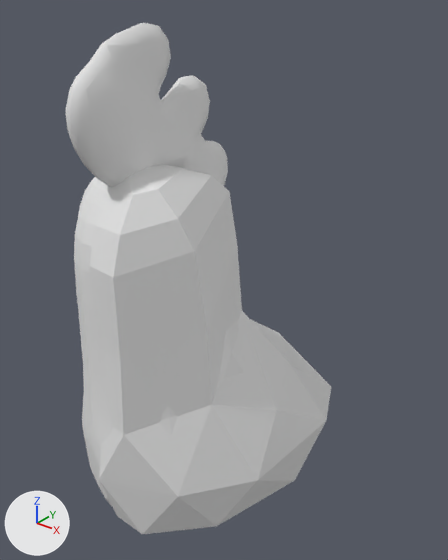
What one commit did to the glTF model assets/Models/Chicken/chicken.glb.
Before and after are seen from a 50 mm lens placed at (11.92, -11.7, 8.71), pointed at (2.44, 0.15, 1.37). The lights are fixed; the arrows at lower left show +X, +Y and +Z. Where no turn or scale is listed for an object, it has been applied to the vertices. Vertices at the same position are counted once.

The older version as bpy lines, for what is in view:
```python
me_icosphere = bpy.data.meshes.new('Icosphere')
me_icosphere.from_pydata(...)  # 414 vertices, 824 faces; spans x -2.94..2.94, y -3.25..4.79, z -3.07..7.4
me_icosphere_001 = bpy.data.meshes.new('Icosphere.001')
me_icosphere_001.from_pydata(...)  # 54 vertices, 82 faces; spans x 0.0..3.03, y -3.38..5.34, z -3.19..7.46
me_mesh = bpy.data.meshes.new('Mesh')
me_mesh.from_pydata(...)  # 426 vertices, 848 faces; spans x -0.43..0.43, y -1.55..3.15, z -1.92..2.29
ob_body_hp = bpy.data.objects.new('body.hp', me_icosphere)
ob_body_hp.location = (2.35, -1.24, -2.26)
ob_body_lp = bpy.data.objects.new('body.lp', me_icosphere_001)
ob_body_lp.location = (2.35, -1.24, -2.26)
ob_kam = bpy.data.objects.new('kam', me_mesh)
ob_kam.location = (2.35, -2.82, 5.63)
```
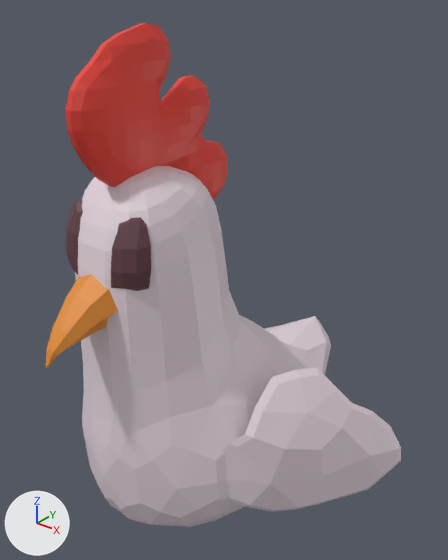
Changed parts and their boxes (x1, y1, x2, y2) in the pictures (448 x 560 px; the box of a moved part takes in the faces that stretch with it):
'body.lp', deleted: before (89, 164, 331, 534)
'body.hp', reshaped: before (74, 177, 269, 506); after (75, 166, 331, 527)
'kam', recoloured (white to red): (65, 23, 228, 200) in both
'body.hp.002', added: after (222, 367, 401, 512)
'Plane', added (brown): after (65, 198, 151, 291)
'Cone', added (orange): after (45, 274, 118, 370)
'Cone.001', added: after (68, 317, 109, 348)
part 1 of me_icosphere, moved or reshaped (not visible before): after (264, 316, 331, 375)
part 2 of me_icosphere, recoloured: before (74, 177, 269, 506); after (75, 166, 306, 527)

The change, as a diff of the scene's bpy script:
```diff
--- a/assets/Models/Chicken/chicken.glb.py
+++ b/assets/Models/Chicken/chicken.glb.py
@@ mat_white @@
+mat_white = principled_material('White')
+mat_white.base_color = (0.8, 0.685, 0.754)  # white #e7d8e1
@@ mat_red @@
+mat_red = principled_material('Red')
+mat_red.base_color = (0.8, 0.0509, 0.0343)  # red #e74034
@@ mat_material_001 @@
+mat_material_001 = principled_material('Material.001')
+mat_material_001.base_color = (0.115, 0.0448, 0.0584)  # brown #5f3c44
@@ mat_orange @@
+mat_orange = principled_material('Orange')
+mat_orange.base_color = (0.8, 0.28, 0.0336)  # orange #e79033
@@ me_mesh @@
 me_mesh.from_pydata(...)  # 426 vertices, 848 faces; spans x -0.43..0.43, y -1.55..3.15, z -1.92..2.29
+me_mesh.materials.append(mat_red)  # red #e74034
@@ me_icosphere @@
 # used by ob_body_hp; location = (2.35, -1.24, -2.26)
-me_icosphere.from_pydata(...)  # 414 vertices, 824 faces; spans x -2.94..2.94, y -3.25..4.79, z -3.07..7.4
+me_icosphere.from_pydata(...)  # 414 vertices, 824 faces; spans x -2.94..2.94, y -3.25..7.19, z -3.07..7.4
+# me_icosphere part 1: 46 of 414 vertices moved; they spanned x -2.03..2.03, y 2.42..4.79, z -2.94..0.34 and now span x -2.03..2.03, y 2.43..7.19, z -2.93..0.42; mean shift (0.0, 1.03, 0.44); largest move (0.0, 4.38, -1.92) -> (0.0, 6.78, -0.88)
+# me_icosphere part 2: 790 faces spanning x -2.94..2.94, y -3.25..7.19, z -3.07..7.4 switch from no material to mat_white (white #e7d8e1)
@@ me_icosphere_003 @@
+me_icosphere_003.from_pydata(...)  # 80 vertices, 156 faces; spans x -0.18..0.83, y -0.72..4.7, z -2.67..1.25
+me_icosphere_003.materials.append(mat_white)  # white #e7d8e1
@@ me_plane @@
+me_plane.from_pydata(...)  # 64 vertices, 120 faces; spans x -1.27..1.27, y -0.05..0.63, z -0.78..0.76
+me_plane.materials.append(mat_material_001)  # brown #5f3c44
@@ me_cone_001 @@
+me_cone_001.from_pydata(...)  # 16 vertices, 20 faces; spans x -0.57..0.57, y -1.21..0.44, z -0.49..0.24
+me_cone_001.materials.append(mat_orange)  # orange #e79033
@@ me_cone @@
+me_cone.from_pydata(...)  # 21 vertices, 28 faces; spans x -0.71..0.71, y -1.41..0.25, z -0.76..0.92
+me_cone.materials.append(mat_orange)  # orange #e79033
@@ ob_body_lp @@
-ob_body_lp = bpy.data.objects.new('body.lp', me_icosphere_001)
-ob_body_lp.location = (2.35, -1.24, -2.26)
@@ ob_body_hp_002 @@
+ob_body_hp_002 = bpy.data.objects.new('body.hp.002', me_icosphere_003)
+ob_body_hp_002.location = (5.29, -2.39, -1.04)
+ob_body_hp_002.rotation_euler = (0.0, 0.0, -0.54)  # degrees (0, 0, -31)
+ob_body_hp_002.scale = (-1.0, 1.0, 1.0)
@@ ob_plane @@
+ob_plane = bpy.data.objects.new('Plane', me_plane)
+ob_plane.location = (2.3, -4.11, 3.65)
@@ ob_cone_001 @@
+ob_cone_001 = bpy.data.objects.new('Cone.001', me_cone_001)
+ob_cone_001.location = (2.34, -4.21, 2.22)
@@ ob_cone @@
+ob_cone = bpy.data.objects.new('Cone', me_cone)
+ob_cone.location = (2.34, -4.21, 2.22)
```
